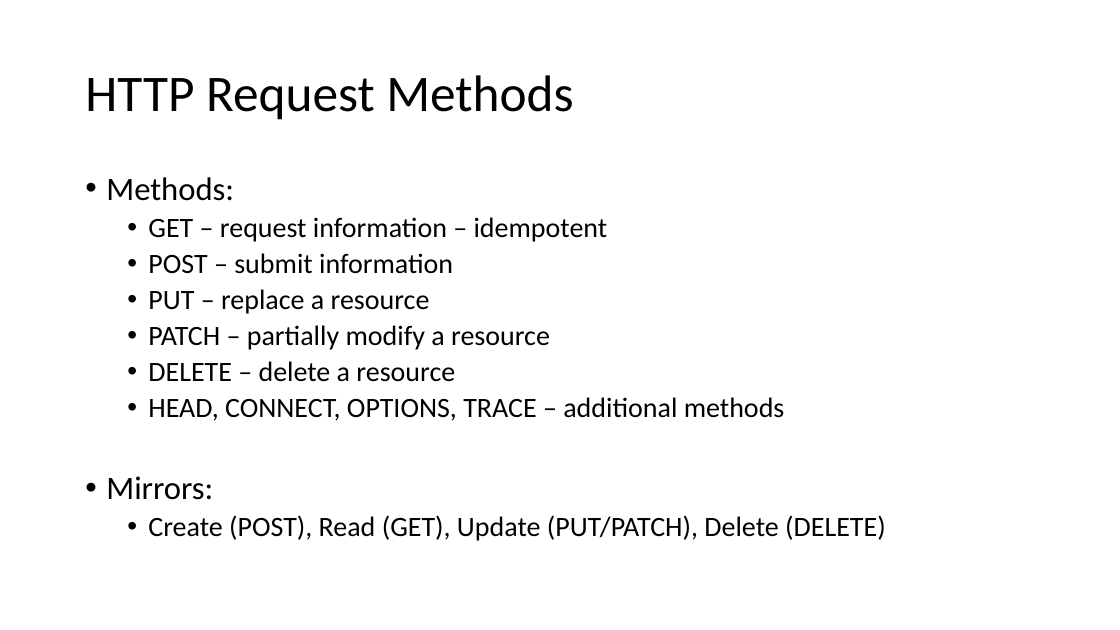
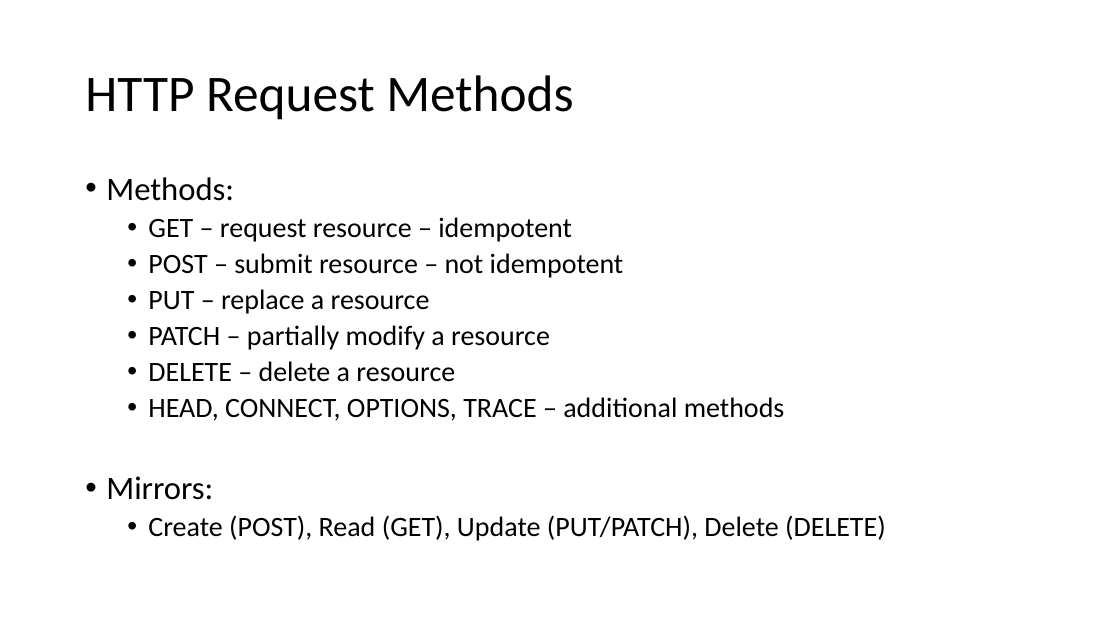
Before and after one commit to jasonroman/sloan-2018, a slide deck: slide 6 of presentation/rest-api-json-graphing.pptx (slide 4 before the commit). Drawn at 1120x630 pixels with LibreOffice and Linux fonts; fonts in the diff are those of the drawing. Boxes give left, top, right and bottom in pixels: in the first picture for what was removed or moved away, otherwise in the second. Text is boxed around its words. In the diff, an @@ line names an element or a change of style, - is before the commit and + after.

```diff
--- a/presentation/rest-api-json-graphing.pptx
+++ b/presentation/rest-api-json-graphing.pptx
@@ text at <box>148,217,624,278</box>: text changed @@
-  • GET – request information – idempotent
-  • POST – submit information
+  • GET – request resource – idempotent
+  • POST – submit resource – not idempotent
```
Also in this commit, not shown: 5 other slides changed, 1 slide added, 15 other files.
